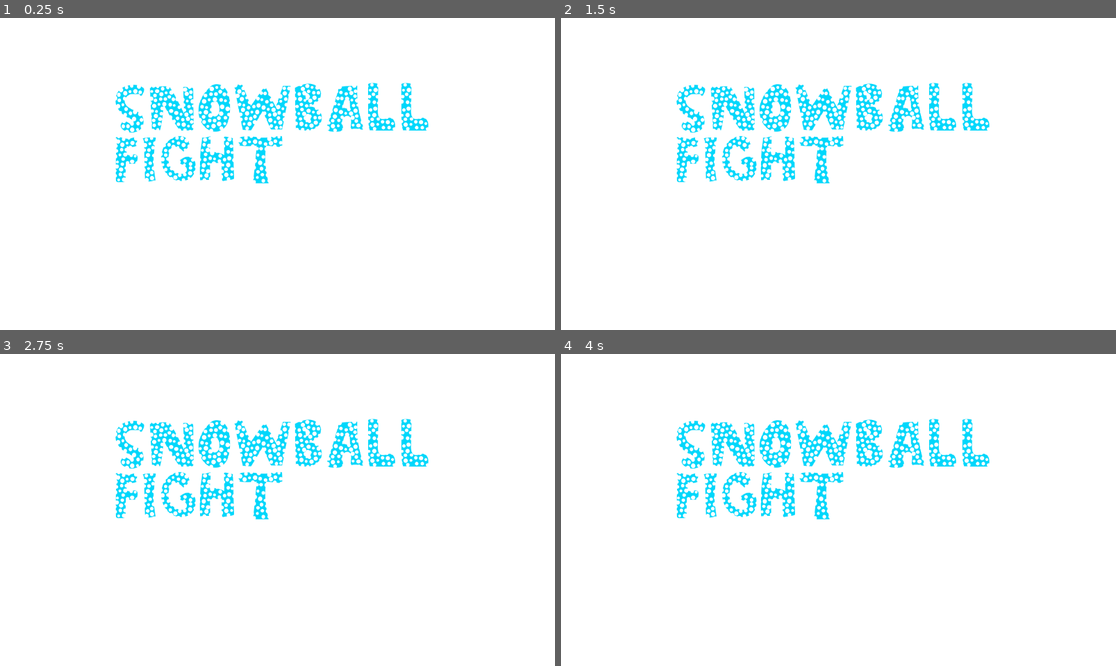
Above: before the commit, frames 1-4 (two rows, left to right).
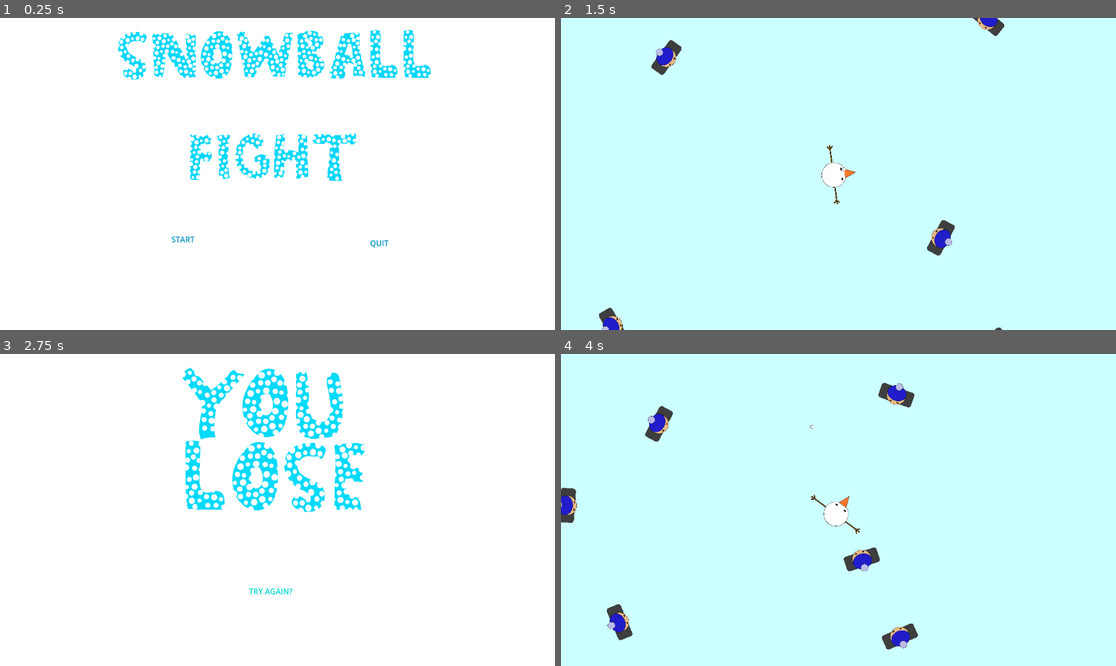
Above: after the commit, the same moments.

Repository: jesspancakes/topdownshooter
Game: Godot game, scene res://title_screen.tscn
Same seed, same stepped clock (60 frames per second), same inputs: the game is played once before the commit and once after it.
Inputs (mouse positions are in pixels of both pictures, inside the frame that each line leads up to):
- Up to frame 1 (0.25 s): no input
- Up to frame 2 (1.5 s): click (744, 239) at 0.5 s, where only the run after the commit has a clickable "START"; move the mouse to (960, 158) at 1.27 s; hold Right (ui_right) from 1.28 s (still down); click (960, 158) at 1.35 s
- Up to frame 3 (2.75 s): move the mouse to (166, 525) at 2.02 s; release Right (ui_right) at 2.03 s; hold Down (ui_down) from 2.03 s (still down); click (166, 525) at 2.1 s
- Up to frame 4 (4 s): release Down (ui_down) at 2.75 s; click (832, 591) at 2.75 s, where only the run after the commit has a clickable "TRY AGAIN?"; move the mouse to (894, 441) at 3.52 s; hold Right (ui_right) from 3.53 s (still down); click (894, 441) at 3.6 s

The runs differ from the first frame. In frame 1, 10% of the frame differs, in the area x 20-78%, y 3-74%; in frame 2, 99%, in the area x 0-100%, y 0-100%; in frame 3, 9.1%; in frame 4, 99%.

Commit message:
start and lose screen

Diff:
--- a/snowman2/game_over_screen.tscn
+++ b/snowman2/game_over_screen.tscn
@@ -1,6 +1,9 @@
-[gd_scene load_steps=2 format=3 uid="uid://csfpiu46fcefv"]
+[gd_scene load_steps=4 format=3 uid="uid://csfpiu46fcefv"]
 
 [ext_resource type="Script" path="res://game_over_screen.gd" id="1_t24aj"]
+[ext_resource type="FontFile" uid="uid://cfmmua1c2d3ll" path="res://SNOWICE.ttf" id="2_pmobx"]
+
+[sub_resource type="QuadMesh" id="QuadMesh_tpw7i"]
 
 [node name="GameOverScreen" type="Control"]
 layout_mode = 3
@@ -11,20 +14,30 @@
 grow_vertical = 2
 script = ExtResource("1_t24aj")
 
-[node name="Label" type="Label" parent="."]
+[node name="MeshInstance2D" type="MeshInstance2D" parent="."]
+position = Vector2(585, 339)
+scale = Vector2(1251, 701.5)
+mesh = SubResource("QuadMesh_tpw7i")
+
+[node name="RichTextLabel" type="RichTextLabel" parent="."]
+modulate = Color(3.46541e-06, 0.852657, 0.984501, 1)
 layout_mode = 0
-offset_left = 428.0
-offset_top = 210.0
-offset_right = 646.0
-offset_bottom = 375.0
-text = "GAME OVER !!!!!!!"
+offset_left = 375.0
+offset_top = 26.0
+offset_right = 798.0
+offset_bottom = 368.0
+theme_override_fonts/normal_font = ExtResource("2_pmobx")
+theme_override_font_sizes/normal_font_size = 290
+text = "YOU LOSE"
 
 [node name="Button" type="Button" parent="."]
+modulate = Color(7.70092e-07, 0.952133, 0.953337, 1)
 layout_mode = 0
-offset_left = 434.0
-offset_top = 375.0
-offset_right = 679.0
-offset_bottom = 479.0
-text = "Try again?"
+offset_left = 446.0
+offset_top = 442.0
+offset_right = 680.0
+offset_bottom = 544.0
+text = "TRY AGAIN?"
+flat = true
 
 [connection signal="pressed" from="Button" to="." method="_on_button_pressed"]
--- a/snowman2/title_screen.gd
+++ b/snowman2/title_screen.gd
@@ -3,3 +3,8 @@
 func _on_start_button_pressed() -> void:
 	get_tree().change_scene_to_file("res://world.tscn")
 	pass # Replace with function body.
+
+
+func _on_quit_button_pressed() -> void:
+	get_tree().quit()
+	pass # Replace with function body.
--- a/snowman2/title_screen.tscn
+++ b/snowman2/title_screen.tscn
@@ -21,12 +21,36 @@
 
 [node name="RichTextLabel" type="RichTextLabel" parent="."]
 modulate = Color(0, 0.841356, 0.985036, 1)
-offset_left = 235.0
-offset_top = 134.0
-offset_right = 1035.0
-offset_bottom = 374.0
+offset_left = 240.0
+offset_top = 24.0
+offset_right = 904.0
+offset_bottom = 370.0
 theme_override_colors/default_color = Color(1, 1, 1, 1)
 theme_override_colors/font_selected_color = Color(1, 1, 1, 1)
 theme_override_fonts/normal_font = ExtResource("2_d6tyf")
 theme_override_font_sizes/normal_font_size = 200
-text = "SNOWBALL FIGHT"
+text = "SNOWBALL
+   FIGHT"
+
+[node name="StartButton" type="Button" parent="."]
+modulate = Color(7.12335e-06, 0.65299, 0.860625, 1)
+layout_mode = 0
+offset_left = 288.0
+offset_top = 416.0
+offset_right = 472.0
+offset_bottom = 504.0
+text = "START"
+flat = true
+
+[node name="QuitButton" type="Button" parent="."]
+modulate = Color(7.12335e-06, 0.65299, 0.860625, 1)
+layout_mode = 0
+offset_left = 696.0
+offset_top = 424.0
+offset_right = 880.0
+offset_bottom = 512.0
+text = "QUIT"
+flat = true
+
+[connection signal="pressed" from="StartButton" to="." method="_on_start_button_pressed"]
+[connection signal="pressed" from="QuitButton" to="." method="_on_quit_button_pressed"]
--- a/snowman2/world.tscn
+++ b/snowman2/world.tscn
@@ -971,4 +971,4 @@
 position = Vector2(0, -2896)
 
 [node name="Player" parent="." instance=ExtResource("2_xphvb")]
-position = Vector2(-122, -2)
+position = Vector2(-24, -32)
Binary file added: snowman2/startquitbutton.png
Not shown, added: snowman2/startquitbutton.png.import
Binary file added: snowman2/startquitbutton2.png
Not shown, added: snowman2/startquitbutton2.png.import
